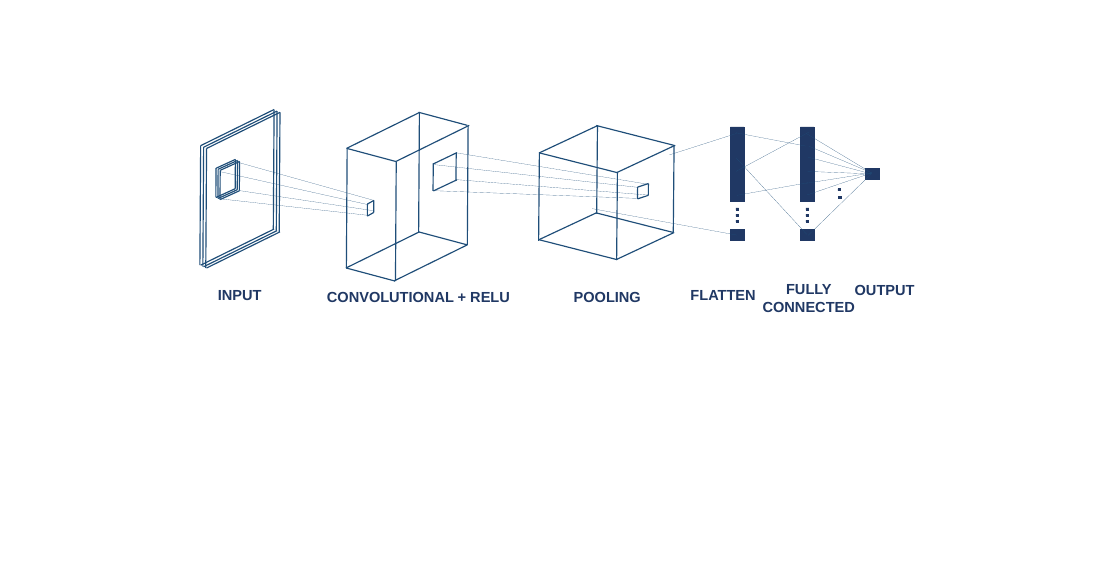
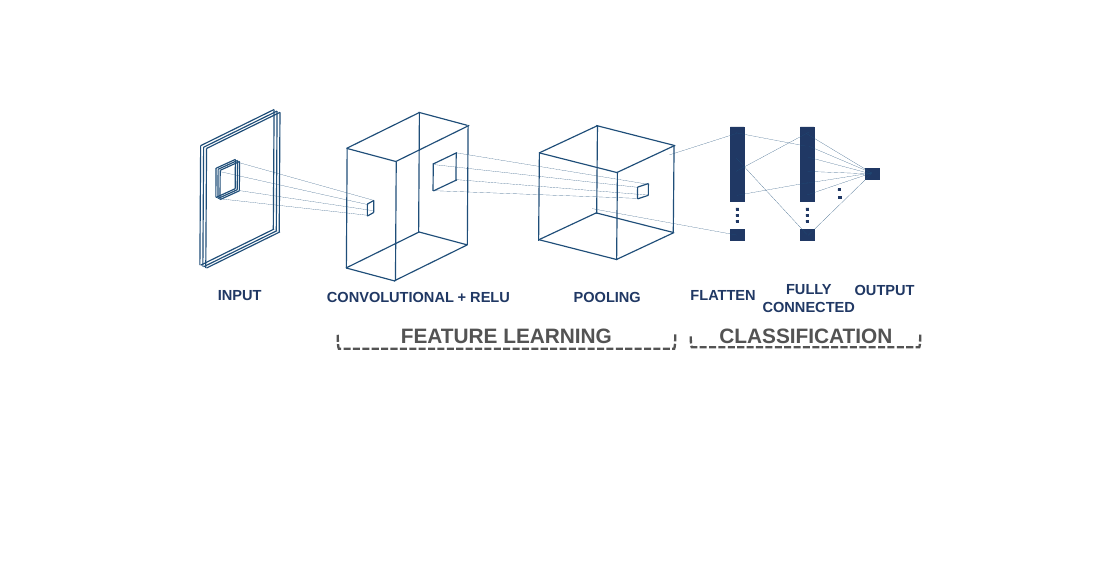
Before and after one commit to hvdthong/Just-in-time-DF-paper, a slide deck: slide 9 of figs/figures.pptx. Drawn at 1120x561 pixels with LibreOffice and Linux fonts; fonts in the diff are those of the drawing; background and template pictures are left out. Boxes give left, top, right and bottom in pixels: in the first picture for what was removed or moved away, otherwise in the second. Text is boxed around its words. In the diff, an @@ line names an element or a change of style, - is before the commit and + after.

```diff
--- a/figs/figures.pptx
+++ b/figs/figures.pptx
@@ text added at (x1=401, y1=328, x2=612, y2=348), 40 pt, text #525252, bold @@
+FEATURE LEARNING
@@ text added at (x1=719, y1=328, x2=892, y2=347), 40 pt, text #525252, bold @@
+CLASSIFICATION
@@ right bracket added at (x1=338, y1=334, x2=675, y2=349), fill #FFFFFF, outline #525252 4.5 pt dashed @@
@@ right bracket added at (x1=691, y1=334, x2=920, y2=347), fill #FFFFFF, outline #525252 4.5 pt dashed @@
```
Also in this commit, not shown: 2 other slides changed, 1 slide added, 1 other file.
